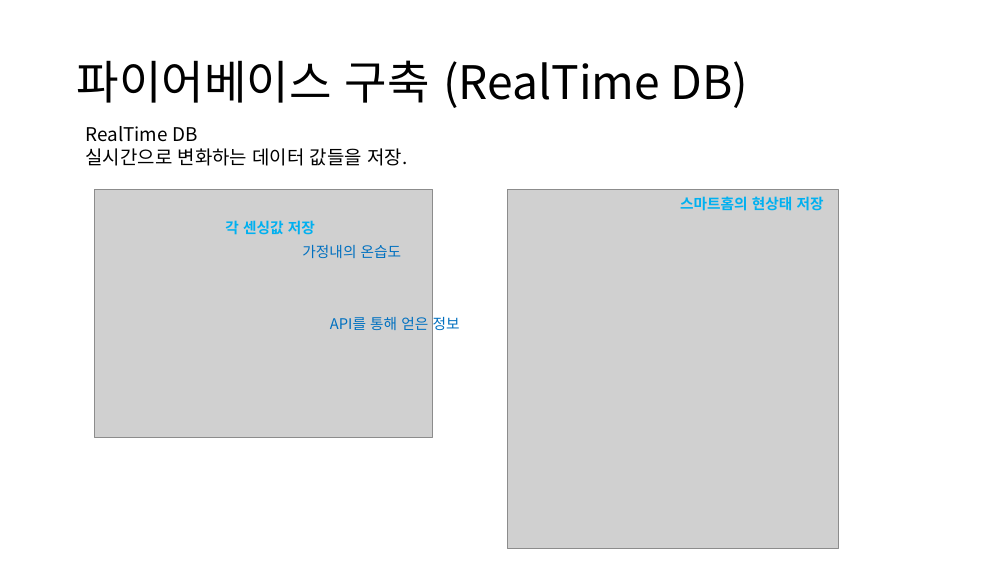
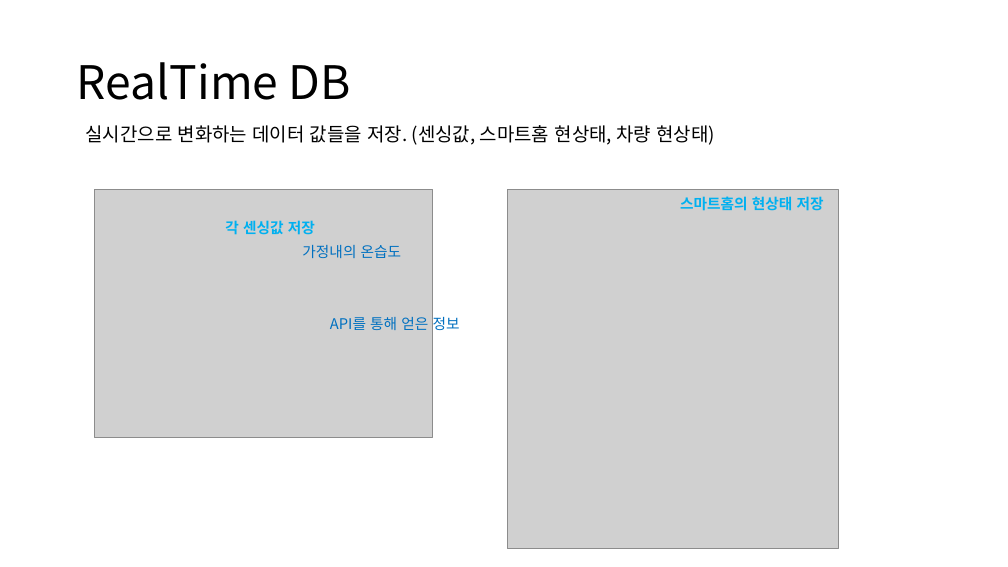
Before and after one commit to chhs2131/2021ESWContest_webOS_Three-Americano, a slide deck: slide 8 of 개발현황/Firebase DB 구성 20210810.pptx (slide 9 before the commit). Drawn at 1008x567 pixels with LibreOffice and Linux fonts; fonts in the diff are those of the drawing; grey boxes stand for pictures. Boxes give left, top, right and bottom in pixels: in the first picture for what was removed or moved away, otherwise in the second. Text is boxed around its words. In the diff, an @@ line names an element or a change of style, - is before the commit and + after.

```diff
--- a/개발현황/Firebase DB 구성 20210810.pptx
+++ b/개발현황/Firebase DB 구성 20210810.pptx
@@ title at <box>77,62,351,100</box>: text changed @@
-파이어베이스 구축 (RealTime DB)
+RealTime DB
@@ text at <box>85,125,715,145</box>: text changed @@
-RealTime DB
-실시간으로 변화하는 데이터 값들을 저장.
+실시간으로 변화하는 데이터 값들을 저장. (센싱값, 스마트홈 현상태, 차량 현상태)
```
Also in this commit, not shown: 4 other slides changed, 1 slide removed.
